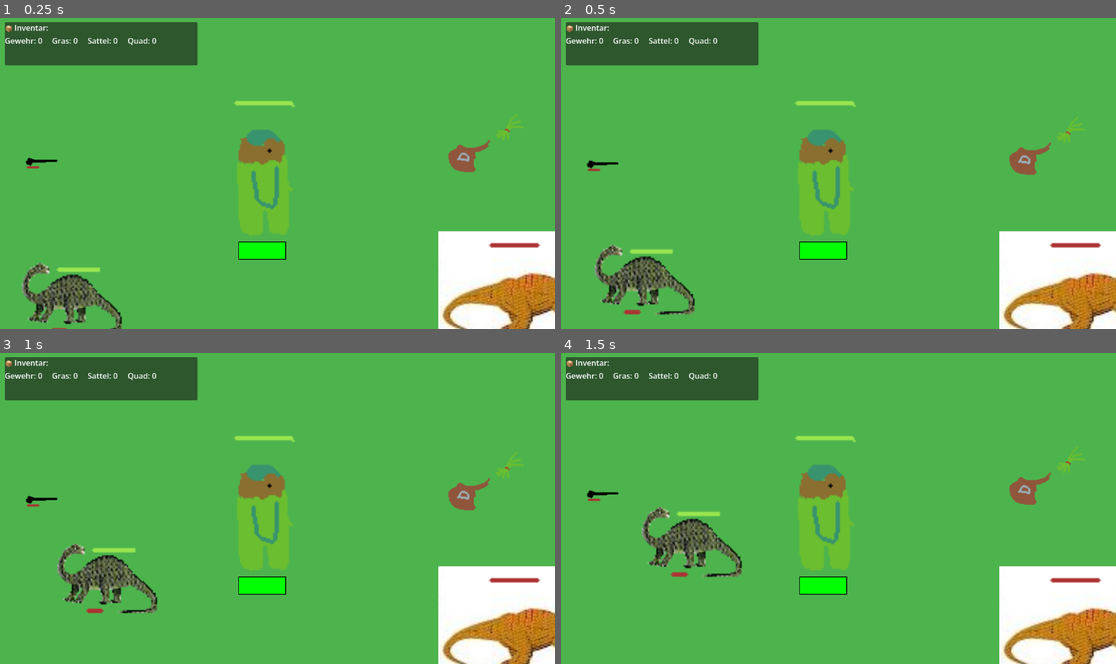
Above: before the commit, frames 1-4 (two rows, left to right).
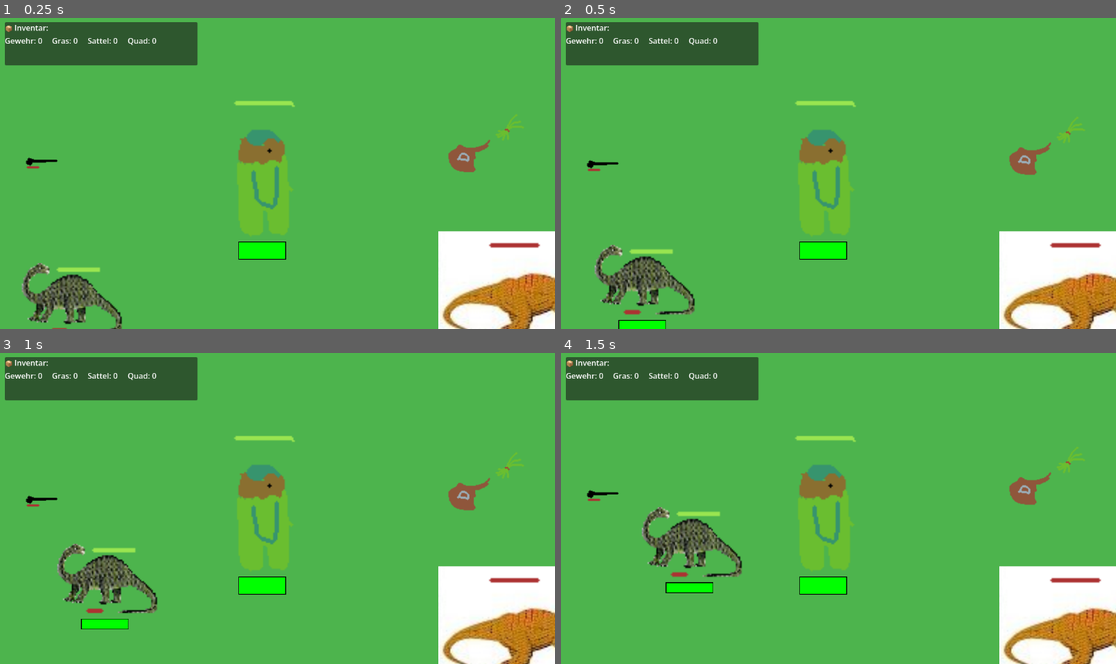
Above: after the commit, the same moments.

Repository: twiederk/Dinojagd
Game: Godot game, scene res://scenes/main/Main.tscn
Two runs of this game, one before a commit and one after it. Both use one fixed random seed, a clock stepped at 60 frames per second and the inputs below.
Inputs:
- Up to frame 1 (0.25 s): no input
- Up to frame 2 (0.5 s): no input
- Up to frame 3 (1 s): tap Enter (ui_accept) at 0.5, 0.77 s; hold E (interact) from 0.53 s (still down)
- Up to frame 4 (1.5 s): release E (interact) at 1.28 s; tap Q (toggle_quad) at 1.35 s

Frame 1 is identical in both runs. In frame 2, 0.3% of the frame differs, in the area x 10-19%, y 97-100%; in frame 3, 0.3%; in frame 4, 0.3%, in the area x 18-28%, y 73-78%.

Commit message:
Added healthbar to Bronto

Diff:
--- a/sourcecode/scenes/enemies/HealthBar.tscn
+++ /dev/null
@@ -1,26 +0,0 @@
-[gd_scene load_steps=2 format=3 uid="uid://healthbar"]
-
-[ext_resource type="Script" path="res://scripts/enemies/healthbar.gd" id="HealthBarScript"]
-
-[node name="HealthBar" type="CanvasLayer"]
-script = ExtResource("HealthBarScript")
-layer = 5
-
-[node name="Control" type="Control" parent="."]
-layout_mode = 3
-anchors_preset = 0
-offset_top = -40.0
-offset_right = 60.0
-offset_bottom = -32.0
-
-[node name="Background" type="ColorRect" parent="Control"]
-layout_mode = 0
-offset_right = 60.0
-offset_bottom = 8.0
-color = Color(0.2, 0.2, 0.2, 1)
-
-[node name="HealthBar" type="ColorRect" parent="Control"]
-layout_mode = 0
-offset_right = 60.0
-offset_bottom = 8.0
-color = Color(0, 1, 0, 1)
--- a/sourcecode/scenes/vehicles/Brontosaurus.tscn
+++ b/sourcecode/scenes/vehicles/Brontosaurus.tscn
@@ -1,8 +1,8 @@
-[gd_scene load_steps=6 format=3 uid="uid://brontosaurus"]
+[gd_scene format=3 uid="uid://brontosaurus"]
 
-[ext_resource type="Texture2D" path="res://assets/Brontosaurus.png" id="1_bronto"]
-[ext_resource type="PackedScene" uid="uid://healthbar" path="res://scenes/enemies/HealthBar.tscn" id="2_healthbar"]
-[ext_resource type="Script" path="res://scripts/vehicles/brontosaurus.gd" id="3_script"]
+[ext_resource type="Texture2D" uid="uid://3h1c411j6jy6" path="res://assets/Brontosaurus.png" id="1_bronto"]
+[ext_resource type="PackedScene" uid="uid://cx8sse2fc02r1" path="res://scenes/ui/HealthBar.tscn" id="3_bno71"]
+[ext_resource type="Script" uid="uid://ckna4ajkljefh" path="res://scripts/vehicles/brontosaurus.gd" id="3_script"]
 
 [sub_resource type="CapsuleShape2D" id="CapsuleShape2D_body"]
 radius = 80.0
@@ -15,34 +15,38 @@
 radius = 90.0
 height = 180.0
 
-[node name="Brontosaurus" type="CharacterBody2D"]
+[node name="Brontosaurus" type="CharacterBody2D" unique_id=268870662]
 collision_layer = 8
 collision_mask = 3
 script = ExtResource("3_script")
 
-[node name="Sprite2D" type="Sprite2D" parent="."]
+[node name="Sprite2D" type="Sprite2D" parent="." unique_id=569387361]
 scale = Vector2(2, 2)
 texture = ExtResource("1_bronto")
 
-[node name="CollisionShape2D" type="CollisionShape2D" parent="."]
+[node name="CollisionShape2D" type="CollisionShape2D" parent="." unique_id=18368504]
 shape = SubResource("CapsuleShape2D_body")
 
-[node name="InteractionArea" type="Area2D" parent="."]
+[node name="InteractionArea" type="Area2D" parent="." unique_id=177240047]
 collision_layer = 0
 collision_mask = 2
 
-[node name="CollisionShape2D" type="CollisionShape2D" parent="InteractionArea"]
+[node name="CollisionShape2D" type="CollisionShape2D" parent="InteractionArea" unique_id=1814350955]
 shape = SubResource("CircleShape2D_interaction")
 
-[node name="DamageArea" type="Area2D" parent="."]
+[node name="DamageArea" type="Area2D" parent="." unique_id=2118750393]
 collision_layer = 8
 collision_mask = 2
 
-[node name="CollisionShape2D" type="CollisionShape2D" parent="DamageArea"]
+[node name="CollisionShape2D" type="CollisionShape2D" parent="DamageArea" unique_id=1582656608]
 shape = SubResource("CapsuleShape2D_damage")
 
-[node name="HealthBar" parent="." instance=ExtResource("2_healthbar")]
+[node name="Camera2D" type="Camera2D" parent="." unique_id=1986373298]
+enabled = false
+zoom = Vector2(1.5, 1.5)
 
-[node name="Camera2D" type="Camera2D" parent="."]
-zoom = Vector2(1.5, 1.5)
-enabled = false
+[node name="HealthBar" parent="." unique_id=1656506452 instance=ExtResource("3_bno71")]
+offset_left = -37.0
+offset_top = 54.0
+offset_right = 29.0
+offset_bottom = 69.0
--- a/sourcecode/scripts/enemies/healthbar.gd
+++ /dev/null
@@ -1,79 +0,0 @@
-extends CanvasLayer
-
-var Constants = preload("res://scripts/constants.gd")
-
-# References
-@onready var background = $Control/Background
-@onready var health_bar = $Control/HealthBar
-@onready var container = $Control
-
-# Parent (der Character den wir tracken)
-var parent_entity: Node2D = null
-
-# Health Tracking
-var current_hp: int = 100
-var max_hp: int = 100
-
-func _ready() -> void:
-	# Parent ist der CharacterBody2D (T-Rex, Player, etc)
-	parent_entity = get_parent()
-
-	# Initial Setup
-	_setup_healthbar()
-
-	if Constants.DEBUG_MODE:
-		print("✓ HealthBar initialized for %s" % parent_entity.name)
-
-func _setup_healthbar() -> void:
-	"""Initialisiert die HealthBar UI-Elemente."""
-	if not background or not health_bar or not container:
-		push_error("HealthBar: Missing UI elements!")
-		return
-
-	# Größe setzen
-	container.custom_minimum_size = Vector2(Constants.HEALTHBAR_WIDTH, Constants.HEALTHBAR_HEIGHT)
-	background.custom_minimum_size = Vector2(Constants.HEALTHBAR_WIDTH, Constants.HEALTHBAR_HEIGHT)
-	health_bar.custom_minimum_size = Vector2(Constants.HEALTHBAR_WIDTH, Constants.HEALTHBAR_HEIGHT)
-
-	# Position: oben über dem Character
-	container.position.y = Constants.HEALTHBAR_OFFSET_Y
-
-	# Farben
-	background.color = Color.DARK_GRAY  # Dunkelgrauer Hintergrund
-	health_bar.color = Color.GREEN  # Grüner Lebensbalken
-
-func _process(delta: float) -> void:
-	# Folge dem Parent (relativ zur Kamera ist nicht nötig, CanvasLayer kümmert sich darum)
-	# Die HealthBar ist ein Child, also folgt sie automatisch
-	pass
-
-func update_health(hp: int, max_h: int) -> void:
-	"""Aktualisiert die HealthBar Anzeige."""
-	current_hp = hp
-	max_hp = max_h
-
-	if not health_bar:
-		return
-
-	# Berechne Prozentsatz
-	var health_percent = float(current_hp) / float(max_hp)
-
-	# Setze Health Bar Breite
-	var new_width = Constants.HEALTHBAR_WIDTH * health_percent
-	health_bar.custom_minimum_size.x = new_width
-
-	# Farbe je nach HP: Grün → Gelb → Rot
-	if health_percent > 0.5:
-		health_bar.color = Color.GREEN
-	elif health_percent > 0.25:
-		health_bar.color = Color.YELLOW
-	else:
-		health_bar.color = Color.RED
-
-	if Constants.DEBUG_MODE and hp != max_h:
-		print("  → HealthBar updated: %d/%d (%.0f%%)" % [hp, max_h, health_percent * 100])
-
-func show_damage_indicator(amount: int) -> void:
-	"""Optional: Zeige Damage-Nummer kurz an."""
-	# Kann später erweitert werden mit floating Damage-Text
-	pass
--- a/sourcecode/scripts/vehicles/brontosaurus.gd
+++ b/sourcecode/scripts/vehicles/brontosaurus.gd
@@ -56,8 +56,8 @@
 
 	# HealthBar initialisieren
 	if healthbar:
-		healthbar.update_health(hp, max_hp)
-		health_changed.connect(healthbar.update_health)
+		healthbar.max_value = max_hp
+		healthbar.value = hp
 
 	if Constants.DEBUG_MODE:
 		print("✓ Brontosaurus spawned at %s" % global_position)
@@ -215,6 +215,7 @@
 func take_damage(amount: int) -> void:
 	"""Brontosaurus nimmt Schaden."""
 	hp -= amount
+	healthbar.value = hp
 	emit_signal("health_changed", hp, max_hp)
 
 	if Constants.DEBUG_MODE:
Not shown, removed: sourcecode/scripts/enemies/healthbar.gd.uid
